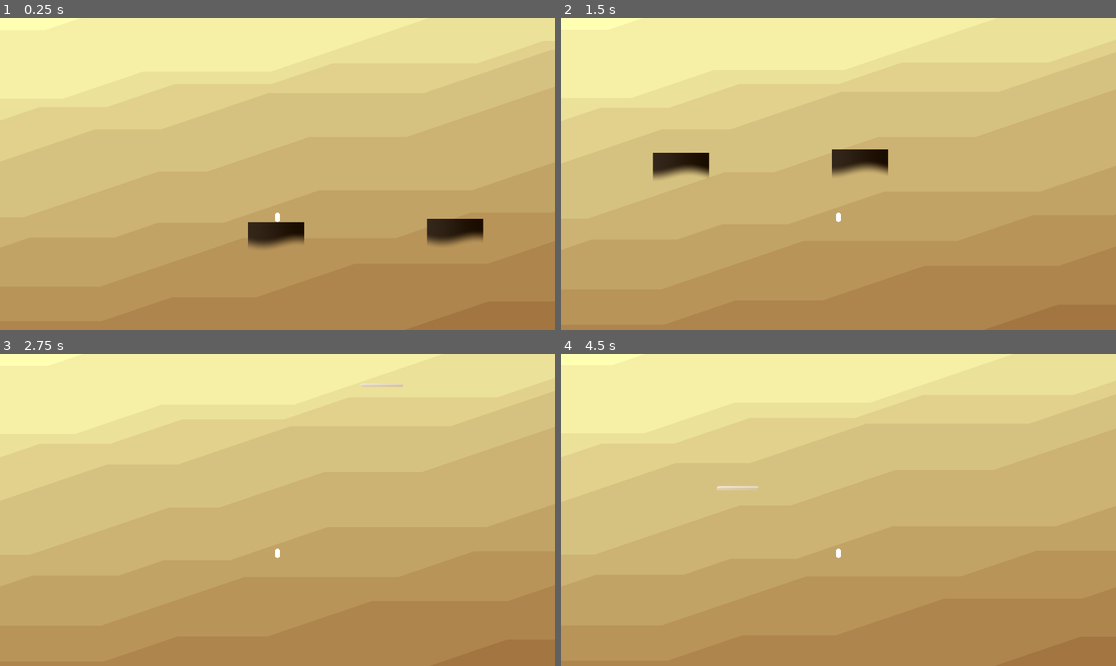
Above: before the commit, frames 1-4 (two rows, left to right).
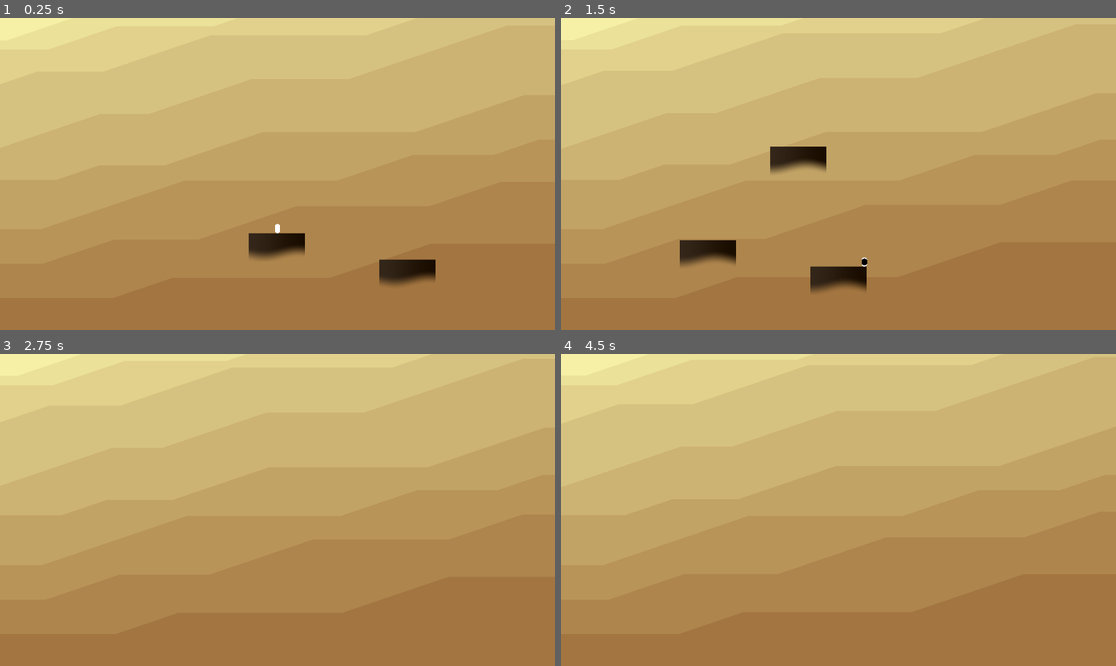
Above: after the commit, the same moments.

Repository: haikey-build/climb
Game: Godot game, scene res://level/desert_level.tscn
Two runs of this game, one before a commit and one after it. Both use one fixed random seed, a clock stepped at 60 frames per second and the inputs below.
Inputs:
- Up to frame 1 (0.25 s): no input
- Up to frame 2 (1.5 s): tap Enter (ui_accept) at 0.5 s; hold D (right) from 0.53 s (still down); tap S (set_platform) at 0.6 s; tap W (jump) at 0.77 s; tap Q (recall_platform) at 1.35 s
- Up to frame 3 (2.75 s): tap W (jump) at 1.52 s; tap S (set_platform) at 1.55, 2.1 s; release D (right) at 2.03 s; hold A (left) from 2.03 s (still down)
- Up to frame 4 (4.5 s): release A (left) at 2.78 s; hold D (right) 2.78-4.28 s; tap E (swap_platform_type) at 2.85 s; tap W (jump) at 3.02, 3.77 s; tap S (set_platform) at 3.05, 3.6 s; tap Enter (ui_accept) at 3.5 s; hold A (left) from 4.28 s (still down); tap Q (recall_platform) at 4.35 s

The runs differ from the first frame. In frame 1, 51% of the frame differs, in the area x 0-100%, y 0-98%; in frame 2, 54%, in the area x 0-100%, y 0-99%; in frame 3, 53%; in frame 4, 53%.

Commit message:
custom camera movement

Diff:
--- a/background/desert_background.gd
+++ b/background/desert_background.gd
@@ -1,6 +1,6 @@
 extends Node2D
 
-var rng = RandomNumberGenerator.new()
+var _rng = RandomNumberGenerator.new()
 
 @onready var slice_scene = preload("res://background/desert_slice.tscn")
 @onready var slices = []
@@ -38,7 +38,7 @@
 		_init_shader(new_slice)
 		new_slice.scale.x = 2800
 		new_slice.scale.y = 1900
-		var pos = i * 120 - 5 * 120
+		var pos = i * 120 - 5 * 120 - 200
 		new_slice.position = Vector2(pos, pos)
 		new_slice.home_position = Vector2(pos, pos)
 		new_slice.move_to_front()
@@ -56,11 +56,11 @@
 	var offset_multipliers = PackedFloat32Array()
 
 	for i in range(5):
-		var random_x = rng.randf_range(0.05, 0.2)
-		var random_y = rng.randf_range(0.05, 0.2)
+		var random_x = _rng.randf_range(0.05, 0.2)
+		var random_y = _rng.randf_range(0.05, 0.2)
 		cutoffs.append(Vector2(random_x, random_y))
 
-		var random_multiplier = rng.randf_range(0.01, 0.06)
+		var random_multiplier = _rng.randf_range(0.01, 0.06)
 		offset_multipliers.append(random_multiplier)
 
 	shader_material.set_shader_parameter("cutoffs", cutoffs)
--- a/char/desert_char.gd
+++ b/char/desert_char.gd
@@ -11,7 +11,9 @@
 @onready var _current_selected_platform_type = Climb.PlatformType.STANDARD
 @onready var _type_standing_on = Climb.PlatformType.STANDARD
 @onready var _background = $DesertBackground
+@onready var _platform_cooldown_timer = $PlatformCooldownTimer
 @onready var _air_jump = 1
+@onready var _can_place_platform = true
 
 
 func _cycle_platform_type():
@@ -38,7 +40,7 @@
 			velocity.y = JUMP_VELOCITY
 			_air_jump = 0
 	if Input.is_action_just_pressed("set_platform"):
-		set_platform_attempted.emit(position, _current_selected_platform_type)
+		_attempt_set_platform()
 	if Input.is_action_just_pressed("recall_platform"):
 		recall_platform_attempted.emit()
 	if Input.is_action_just_pressed("swap_platform_type"):
@@ -58,7 +60,9 @@
 	else:
 		_update_standing(null)
 
-	_background.update_slices(velocity.y)
+	#_background.update_slices($Camera2D.velocity.y)
+	if not _can_place_platform:
+		_update_platform_cooldown_timer_viz()
 
 func _update_standing(platform):
 	if platform == null:
@@ -72,3 +76,17 @@
 		char_landed.emit(platform)
 		_type_standing_on = platform.get_type()
 		_air_jump = 1
+
+func _attempt_set_platform():
+	if _can_place_platform:
+		_can_place_platform = false
+		set_platform_attempted.emit(position, _current_selected_platform_type)
+		_platform_cooldown_timer.start()
+
+func _on_platform_cooldown_timer_timeout():
+	_can_place_platform = true
+	$BlackMesh.scale.y = 0
+
+func _update_platform_cooldown_timer_viz():
+	var proportion = _platform_cooldown_timer.time_left / 3
+	$BlackMesh.scale.y = proportion * 16
--- a/char/desert_char.tscn
+++ b/char/desert_char.tscn
@@ -1,7 +1,6 @@
-[gd_scene load_steps=5 format=3 uid="uid://blubiq053mo8n"]
+[gd_scene load_steps=4 format=3 uid="uid://blubiq053mo8n"]
 
 [ext_resource type="Script" path="res://char/desert_char.gd" id="1_230j0"]
-[ext_resource type="PackedScene" uid="uid://bkiupjnxtypyq" path="res://background/desert_background.tscn" id="3_4h6ug"]
 
 [sub_resource type="CapsuleShape2D" id="CapsuleShape2D_trj2w"]
 radius = 9.0
@@ -15,13 +14,19 @@
 [node name="CollisionShape2D" type="CollisionShape2D" parent="."]
 shape = SubResource("CapsuleShape2D_trj2w")
 
-[node name="Camera2D" type="Camera2D" parent="."]
-position = Vector2(0, -150)
-
-[node name="DesertBackground" parent="." instance=ExtResource("3_4h6ug")]
-z_index = -1
-
-[node name="MeshInstance2D" type="MeshInstance2D" parent="."]
+[node name="WhiteMesh" type="MeshInstance2D" parent="."]
 position = Vector2(0, 1.49011e-06)
 scale = Vector2(18, 16)
 mesh = SubResource("CapsuleMesh_nglbd")
+
+[node name="BlackMesh" type="MeshInstance2D" parent="."]
+modulate = Color(0, 0, 0, 1)
+position = Vector2(0, 1.49011e-06)
+scale = Vector2(18, 1e-05)
+mesh = SubResource("CapsuleMesh_nglbd")
+
+[node name="PlatformCooldownTimer" type="Timer" parent="."]
+wait_time = 3.0
+one_shot = true
+
+[connection signal="timeout" from="PlatformCooldownTimer" to="." method="_on_platform_cooldown_timer_timeout"]
--- /dev/null
+++ b/level/DesertCamera.gd
@@ -0,0 +1,19 @@
+extends Camera2D
+
+var _tracker
+var _frames_x = 10
+var _offset = Vector2(0, -200)
+
+func _process(delta):
+	var target_position = _tracker.position + _offset
+
+	position.x = lerp(position.x, target_position.x, 1.0 / _frames_x)
+
+	if _tracker.velocity.y == 0:
+		position.y = lerp(position.y, target_position.y, 1.0 / 10)
+	else:
+		position.y = lerp(position.y, target_position.y, 1.0 / 20)
+
+
+func set_tracker(tracker):
+	_tracker = tracker
--- a/level/blocks/standard_placed_plat.gd
+++ b/level/blocks/standard_placed_plat.gd
@@ -13,3 +13,6 @@
 
 func get_type():
 	return _type
+
+func get_id():
+	return -1
--- a/level/desert_level.gd
+++ b/level/desert_level.gd
@@ -6,6 +6,8 @@
 @onready var _world_platforms = [$FloatingPlatform]
 @onready var _rng = RandomNumberGenerator.new()
 
+func _ready():
+	$DesertCamera.set_tracker($DesertChar)
 
 func _on_desert_char_set_platform_attempted(pos, type):
 	var new_platform = _placed_platform_scene.instantiate()
@@ -20,22 +22,17 @@
 	platform.queue_free()
 
 
-#func _on_desert_char_char_landed(platform):
-	#if platform.get_id() == _world_platforms[-1].get_id():
-		#var new_platform = _world_platform_scene.instantiate()
-		#new_platform.position = _world_platforms[-1].position + _get_random_platform_offset()
-		#print(_world_platforms[-1].get_id())
-		#new_platform.set_id(_world_platforms[-1].get_id() + 1)
-		#add_child(new_platform)
-		#_world_platforms.push_back(new_platform)
-	#for p in _world_platforms:
-		##print(p.get_id())
-		#pass
+func _on_desert_char_char_landed(platform):
+	if platform.get_id() == _world_platforms[-1].get_id():
+		var new_platform = _world_platform_scene.instantiate()
+		new_platform.position = _world_platforms[-1].position + _get_random_platform_offset()
+		new_platform.set_id(_world_platforms[-1].get_id() + 1)
+		add_child(new_platform)
+		_world_platforms.push_back(new_platform)
 
 func _get_random_platform_offset():
-	#var theta = _rng.randf_range(- 3 * PI / 4, PI / 4)
-	var theta = _rng.randf_range(0, - PI / 4)
-	var r = _rng.randf_range(200, 300)
+	var theta = _rng.randf_range(- 3 * PI / 4, PI / 4)
+	var r = _rng.randf_range(400, 500)
 	var x = r * cos(theta)
 	var y = r * sin(theta)
 	return Vector2(x, y)
--- a/level/desert_level.tscn
+++ b/level/desert_level.tscn
@@ -1,8 +1,10 @@
-[gd_scene load_steps=4 format=3 uid="uid://cl7q5ig7ld66d"]
+[gd_scene load_steps=6 format=3 uid="uid://cl7q5ig7ld66d"]
 
 [ext_resource type="Script" path="res://level/desert_level.gd" id="1_0mk17"]
 [ext_resource type="PackedScene" uid="uid://dc2b421wo8kwx" path="res://background/floating_platform.tscn" id="1_fk405"]
 [ext_resource type="PackedScene" uid="uid://blubiq053mo8n" path="res://char/desert_char.tscn" id="2_3cbxh"]
+[ext_resource type="Script" path="res://level/DesertCamera.gd" id="4_gbyc8"]
+[ext_resource type="PackedScene" uid="uid://bkiupjnxtypyq" path="res://background/desert_background.tscn" id="4_o7y5l"]
 
 [node name="DesertLevel" type="Node2D"]
 script = ExtResource("1_0mk17")
@@ -12,11 +14,15 @@
 position = Vector2(-2, 8)
 
 [node name="DesertChar" parent="." instance=ExtResource("2_3cbxh")]
-position = Vector2(3, -132)
+position = Vector2(0, -200)
 
-[node name="FloatingPlatform2" parent="." instance=ExtResource("1_fk405")]
-z_index = 2
-position = Vector2(617, -2)
+[node name="DesertCamera" type="Camera2D" parent="."]
+position = Vector2(0, -150)
+script = ExtResource("4_gbyc8")
+
+[node name="DesertBackground" parent="DesertCamera" instance=ExtResource("4_o7y5l")]
+z_index = -1
+position = Vector2(0, 150)
 
 [connection signal="char_landed" from="DesertChar" to="." method="_on_desert_char_char_landed"]
 [connection signal="set_platform_attempted" from="DesertChar" to="." method="_on_desert_char_set_platform_attempted"]
